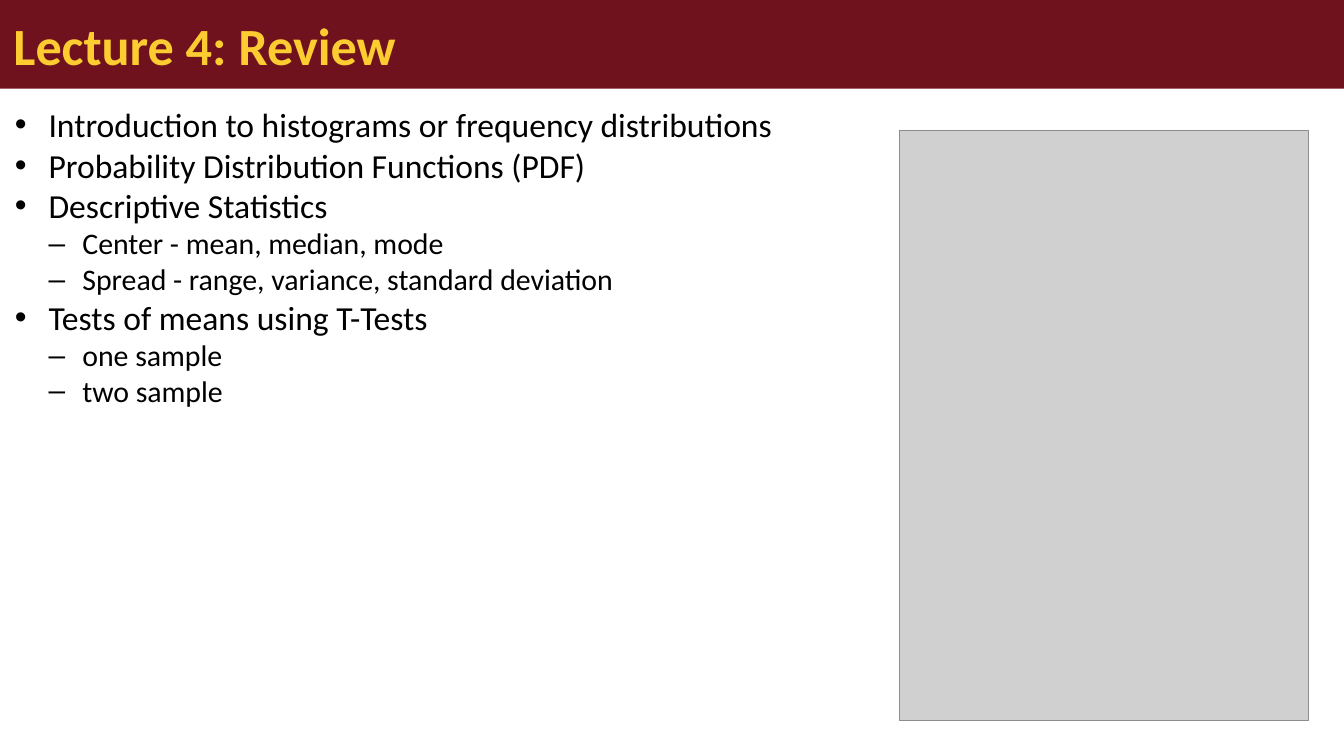
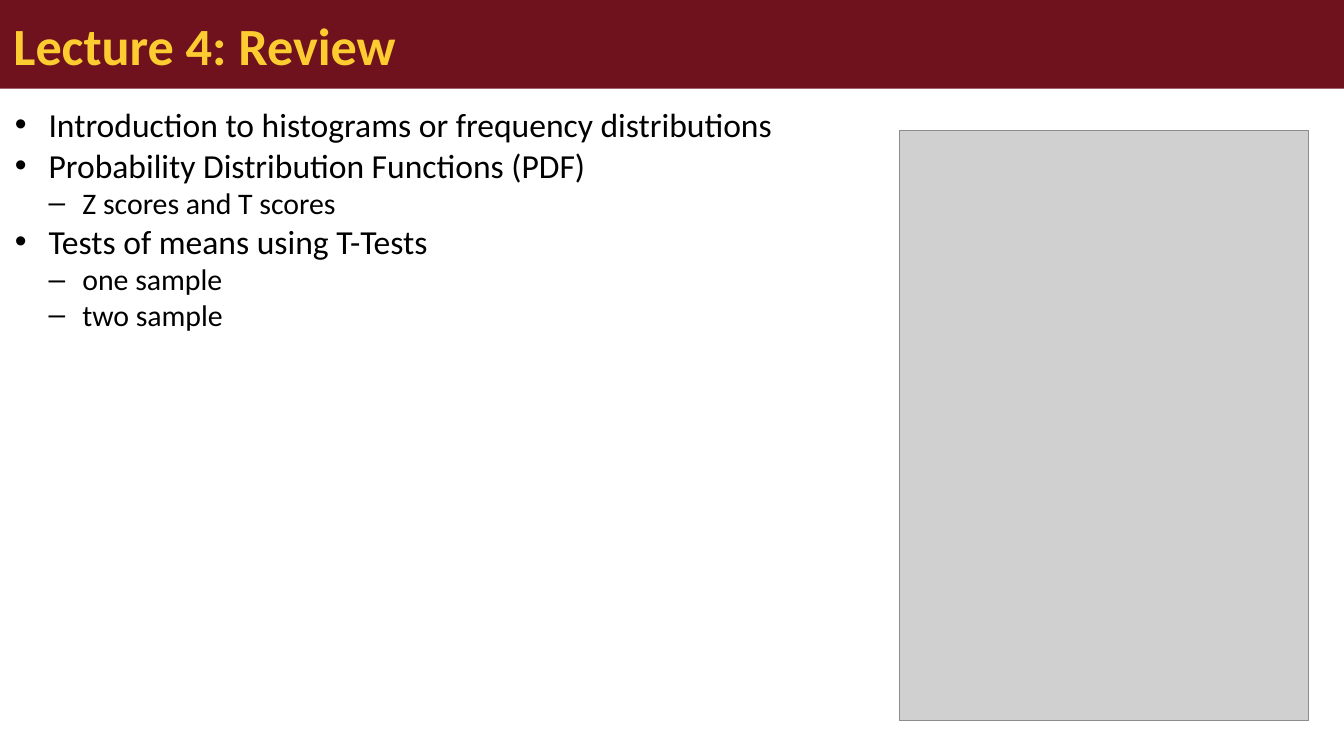
Before and after one commit to wlperry/umd_biostats, a slide deck: slide 2 of docs/ecostats_lectures/lecture_05/05_01_lecture_powerpoint.pptx. Drawn at 1344x756 pixels with LibreOffice and Linux fonts; fonts in the diff are those of the drawing; grey boxes stand for pictures. Boxes give left, top, right and bottom in pixels: in the first picture for what was removed or moved away, otherwise in the second. Text is boxed around its words. In the diff, an @@ line names an element or a change of style, - is before the commit and + after.

```diff
--- a/docs/ecostats_lectures/lecture_05/05_01_lecture_powerpoint.pptx
+++ b/docs/ecostats_lectures/lecture_05/05_01_lecture_powerpoint.pptx
@@ text at (82,193,335,215): text changed @@
-• Descriptive Statistics
-  – Center - mean, median, mode
-  – Spread - range, variance, standard deviation
+  – Z scores and T scores
```
Also in this commit, not shown: 20 other slides changed, 1 slide removed, 22 other files.
